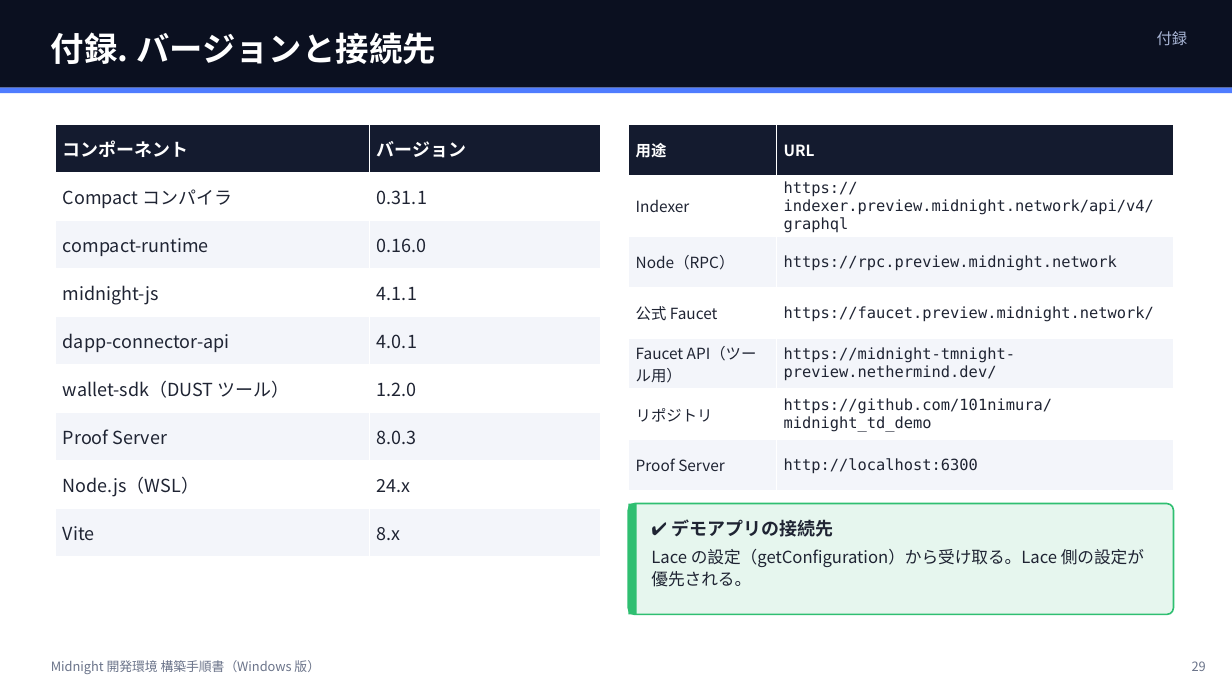
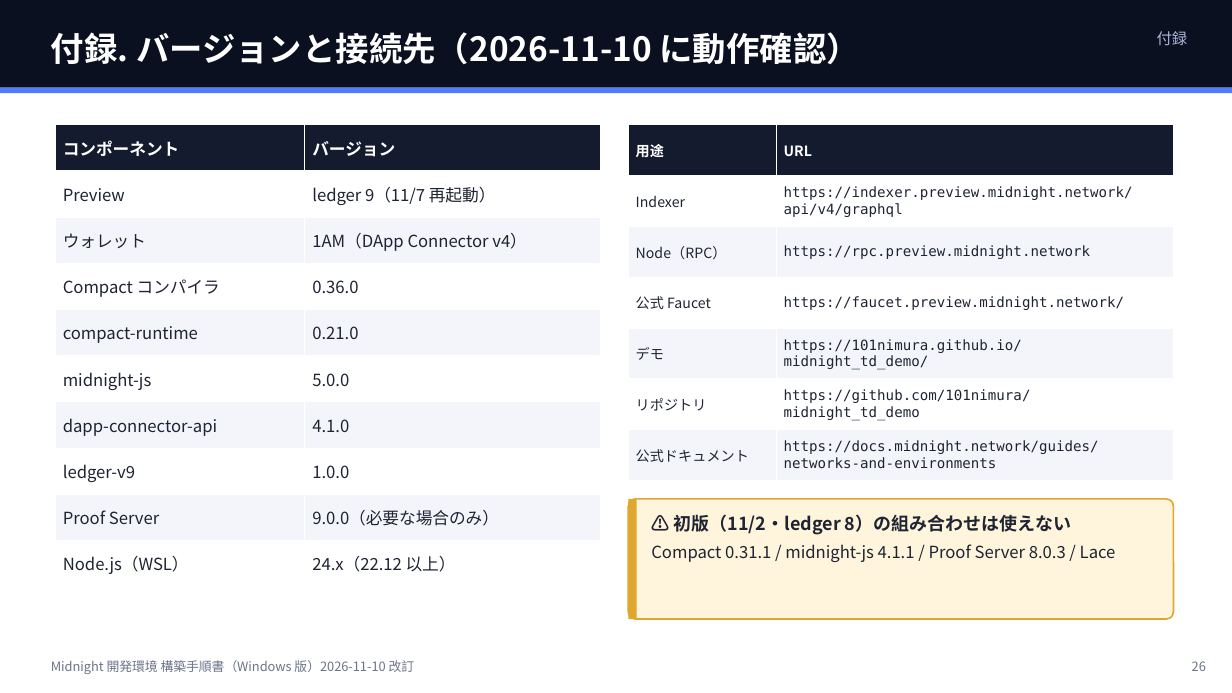
Before and after one commit to 101nimura/midnight_td_demo, a slide deck: slide 26 of docs/SETUP.pptx (slide 29 before the commit). Drawn at 1232x693 pixels with LibreOffice and Linux fonts; fonts in the diff are those of the drawing. Boxes give left, top, right and bottom in pixels: in the first picture for what was removed or moved away, otherwise in the second. Text is boxed around its words. In the diff, an @@ line names an element or a change of style, - is before the commit and + after.

```diff
--- a/docs/SETUP.pptx
+++ b/docs/SETUP.pptx
@@ text at [51,32,860,64]: text changed @@
-付録. バージョンと接続先
+付録. バージョンと接続先（2026-11-10 に動作確認）
@@ table at [55,125,601,587] @@
-row 2: Compact コンパイラ | 0.31.1
-row 3: compact-runtime | 0.16.0
-row 4: midnight-js | 4.1.1
-row 5: dapp-connector-api | 4.0.1
-row 6: wallet-sdk（DUST ツール） | 1.2.0
-row 7: Proof Server | 8.0.3
-row 8: Node.js（WSL） | 24.x
-row 9: Vite | 8.x
+row 2: Preview | ledger 9（11/7 再起動）
+row 3: ウォレット | 1AM（DApp Connector v4）
+row 4: Compact コンパイラ | 0.36.0
+row 5: compact-runtime | 0.21.0
+row 6: midnight-js | 5.0.0
+row 7: dapp-connector-api | 4.1.0
+row 8: ledger-v9 | 1.0.0
+row 9: Proof Server | 9.0.0（必要な場合のみ）
+row 10: Node.js（WSL） | 24.x（22.12 以上）
@@ table at [628,125,1174,481] @@
-row 5, column 1: Faucet API（ツール用）
+row 5, column 1: デモ
-row 5, column 2: https://midnight-tmnight-preview.nethermind.dev/
+row 5, column 2: https://101nimura.github.io/midnight_td_demo/
-row 7, column 1: Proof Server
+row 7, column 1: 公式ドキュメント
-row 7, column 2: http://localhost:6300
+row 7, column 2: https://docs.midnight.network/guides/networks-and-environments
@@ size 12 to 11 pt in "用途", "URL", "Indexer", "https://indexer.preview.midnight.network/api/v4/graphql" and 6 more places @@
@@ rounded rectangle: place and size @@
-rounded rectangle at [628,504,1174,615]
+rounded rectangle at [628,499,1174,619]
@@ rounded rectangle at [628,499,1174,619]: fill #E6F6EE to #FFF4DC; outline #2FBF71 1.25 pt to #E0A72E 1.25 pt @@
@@ rectangle: place and size @@
-rectangle at [628,504,637,615]
+rectangle at [628,499,637,619]
@@ rectangle at [628,499,637,619]: fill #2FBF71 to #E0A72E @@
@@ text at [651,514,1116,562]: text changed @@
-✔ デモアプリの接続先
-Lace の設定（getConfiguration）から受け取る。Lace 側の設定が優先される。
+⚠ 初版（11/2・ledger 8）の組み合わせは使えない
+Compact 0.31.1 / midnight-js 4.1.1 / Proof Server 8.0.3 / Lace
@@ text at [51,660,415,674]: text changed @@
-Midnight 開発環境 構築手順書（Windows 版）
+Midnight 開発環境 構築手順書（Windows 版）2026-11-10 改訂
```
Also in this commit, not shown: 15 other slides changed, 10 slides added, 13 slides removed, 12 other files.
